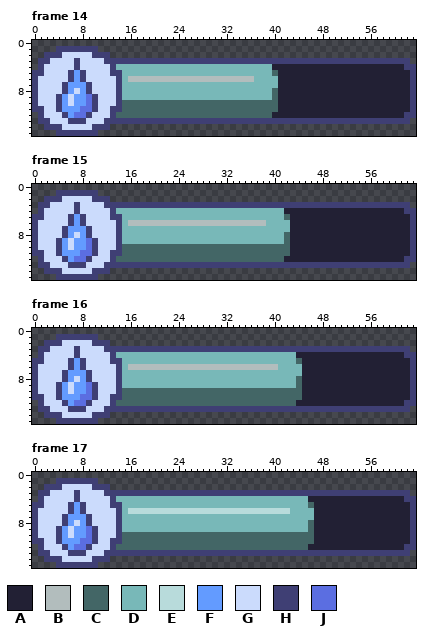
Pixel-art file -- assets/art/hud/ammo.aseprite. Above, as it was before the edit.
64x16 pixels, 25 frames. Shown: frame 14, frame 15, frame 16, frame 17. The commit also changed other frames, which this record leaves out.
Palette (. is transparent): A #222034  B #b2bdbd  C #436666  D #78b8b8  E #b8dbdb  F #639bff  G #cbdbfc  H #3f3f74  J #5b6ee1
And afterwards:
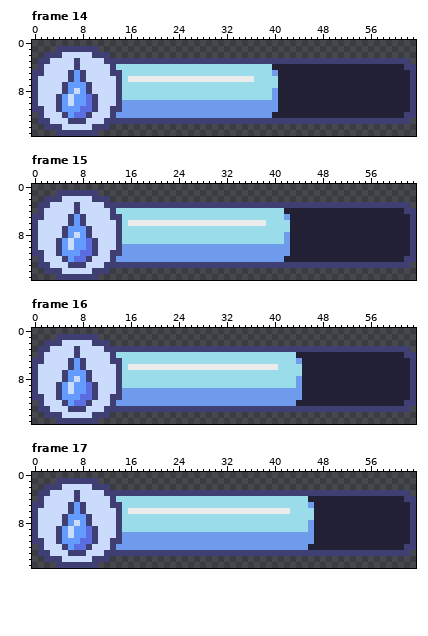
From old to new:
{"colour":"B","old":"#b2bdbd","new":"#ebebeb"}
{"colour":"C","old":"#436666","new":"#6e9beb"}
{"colour":"D","old":"#78b8b8","new":"#9bdceb"}
{"where": "frame 17"}
{"frame":17,"y":6,"x":16,"old":"EEEEEEEEEEEEEEEEEEEEEEEEEEE","new":"BBBBBBBBBBBBBBBBBBBBBBBBBBB"}
